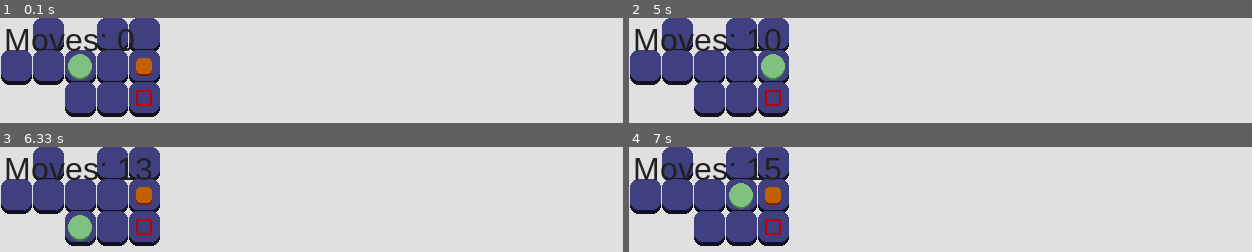
Above: before the commit, frames 1-4 (two rows, left to right).
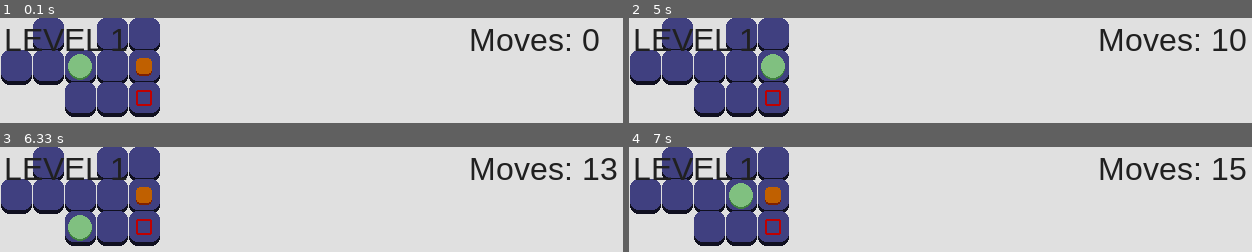
Above: after the commit, the same moments.

Repository: JasonNumberThirteen/pygameSokoban
Game: pygame game, started from sokoban.py
Two runs of this game, one before a commit and one after it. Both use one fixed random seed, a clock stepped at 60 frames per second and the inputs below.
Inputs:
- Up to frame 1 (0.1 s): no input
- Up to frame 2 (5 s): hold D 0.33-0.8 s; hold D 0.83-1.3 s; hold A 1.33-1.87 s; hold S 1.9-2.2 s; hold A 2.23-2.63 s; hold W 2.67-3.03 s; hold D 3.07-3.7 s; hold A 3.73-4.2 s; hold D 4.23-4.7 s; hold D from 4.73 s (still down)
- Up to frame 3 (6.33 s): release D at 5.2 s; hold A 5.23-5.77 s; hold S 5.8-6.1 s; hold A from 6.13 s (still down)
- Up to frame 4 (7 s): release A at 6.53 s; hold W 6.57-6.93 s; hold D from 6.97 s (still down)

The runs differ from the first frame. In frame 1, 3.4% of the frame differs, in the area x 1-97%, y 10-32%; in frame 2, 3.8%, in the area x 1-100%, y 10-32%; in frame 3, 3.8%; in frame 4, 3.8%.

Commit message:
Add a level counter as a text

Diff:
--- a/game.py
+++ b/game.py
@@ -10,8 +10,8 @@
 
 		self.canvas = pygame.display.set_mode((width, height))
 		self.is_running = True
-		self.level = level.Level("level1.csv")
-		self.ui = game_ui.GameUI(self.level.player)
+		self.level = level.Level("level1.csv", 1)
+		self.ui = game_ui.GameUI(self.level.player.moves, self.level.number)
 
 		self.loop()
 		pygame.quit()
--- a/game_ui.py
+++ b/game_ui.py
@@ -1,10 +1,14 @@
 import text
 
 class GameUI(object):
-	def __init__(self, player):
-		self.moves_counter = text.Text("Moves: " + str(player.moves), 4, 4, (32, 32, 32))
+	def __init__(self, moves, level_number):
+		self.level_counter = text.Text("LEVEL " + str(level_number), 4, 4, (32, 32, 32))
+		self.moves_counter = text.Text("Moves: " + str(moves), 4, 4, (32, 32, 32))
+
+		self.moves_counter.rect.right = 600
 
 	def draw(self, surface):
+		self.level_counter.draw(surface)
 		self.moves_counter.draw(surface)
 
 	def update_moves_counter(self, moves):
--- a/level.py
+++ b/level.py
@@ -1,9 +1,10 @@
 import level_builder
 
 class Level(object):
-	def __init__(self, data):
+	def __init__(self, data, number):
 		lb = level_builder.LevelBuilder(data)
 
+		self.number = number
 		self.tiles = lb.detected_tiles()
 		self.boxes_slots = lb.detected_boxes_slots()
 		self.boxes = lb.detected_boxes()
